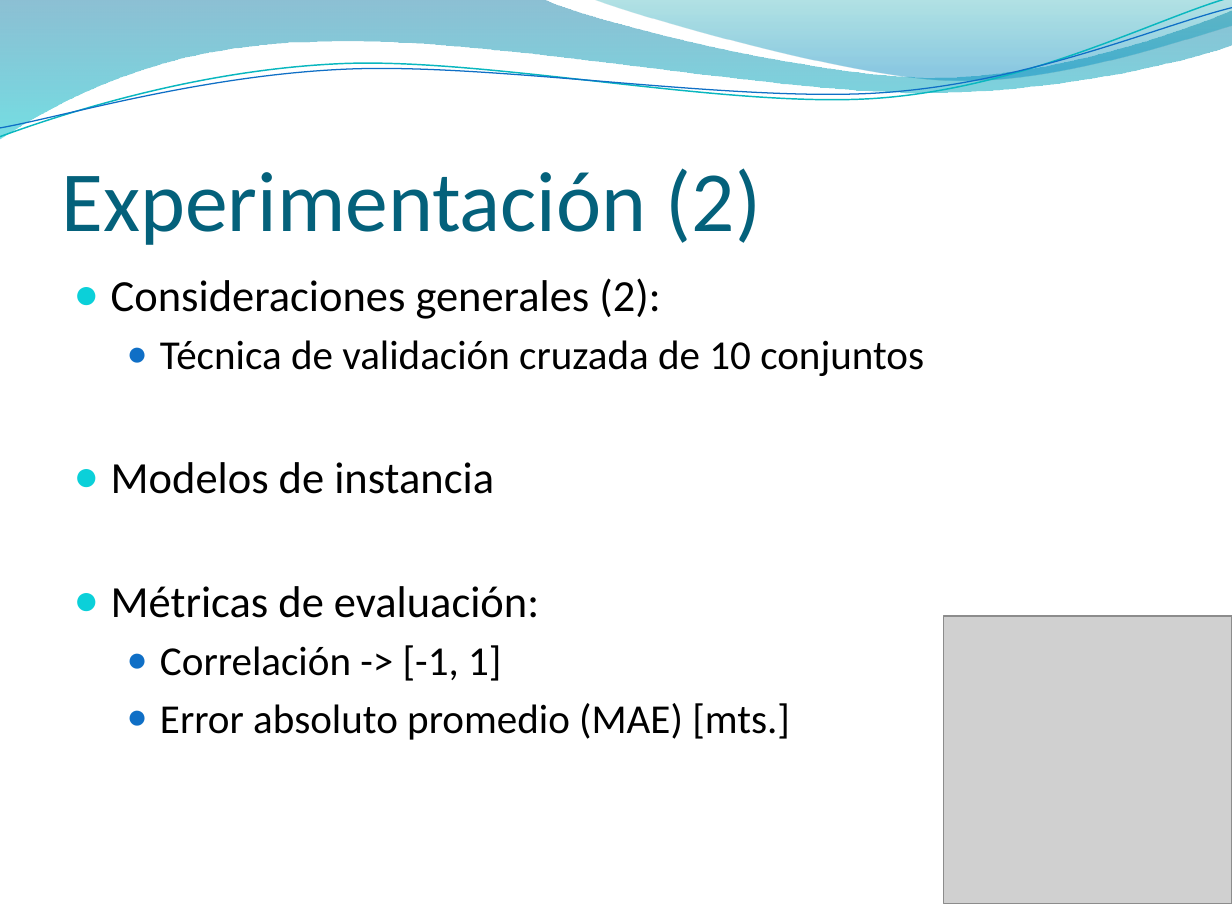
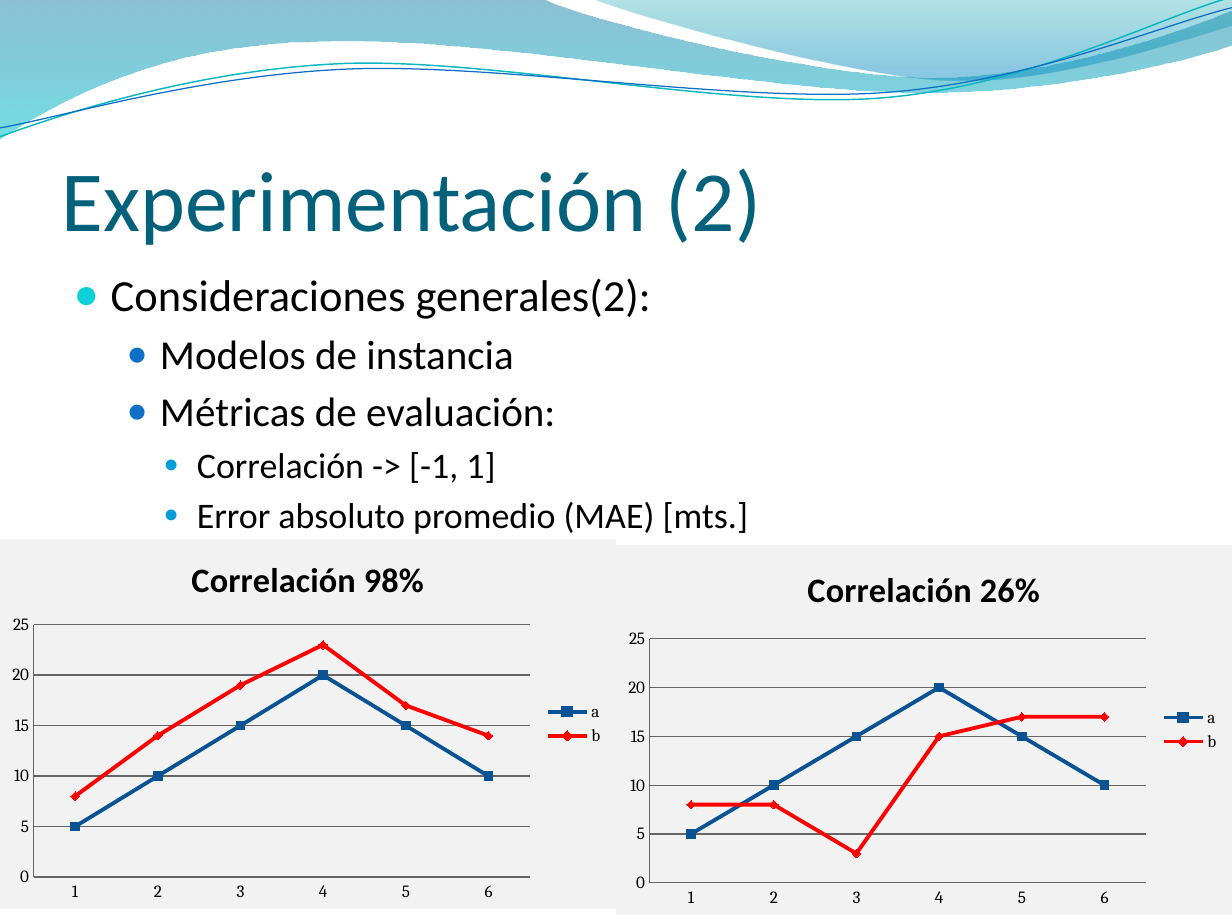
Before and after one commit to jaffadog/neuralito, a slide deck: slide 3 of neuralito/ArfGen/docs/Entregas/Informe Final/presentacion/maxi2.pptx. Drawn at 1232x924 pixels with LibreOffice and Linux fonts; fonts in the diff are those of the drawing; grey boxes stand for pictures; background and template pictures are left out. Boxes give left, top, right and bottom in pixels: in the first picture for what was removed or moved away, otherwise in the second. Text is boxed around its words. In the diff, an @@ line names an element or a change of style, - is before the commit and + after.

```diff
--- a/neuralito/ArfGen/docs/Entregas/Informe Final/presentacion/maxi2.pptx
+++ b/neuralito/ArfGen/docs/Entregas/Informe Final/presentacion/maxi2.pptx
@@ text at [111,278,651,319]: text changed; size 24 to 26 pt @@
-● Consideraciones generales (2):
-  ● Técnica de validación cruzada de 10 conjuntos
+● Consideraciones generales(2):
@@ text at [160,340,749,534]: size 26 to 24 pt in "Modelos de instancia", "Métricas de evaluación:"; size 24 to 21 pt in "Correlación -> [-1, 1]", "Error absoluto promedio (MAE) [mts.]"; list level 1 to 2 in "Modelos de instancia"; bullet colour #0BD0D9 to #0F6FC6; list level 1 to 2 in "Métricas de evaluación:"; list level 2 to 3 in "Correlación -> [-1, 1]"; bullet colour #0F6FC6 to #009DD9; list level 2 to 3 in "Error absoluto promedio (MAE) [mts.]" @@
@@ line chart added at [0,540,616,909] @@
+title "Correlación 98%"
+categories: 1, 2, 3, 4, 5, 6
+a: 5, 10, 15, 20, 15, 10
+b: 8, 14, 19, 23, 17, 14
@@ line chart added at [616,545,1232,914] @@
+title "Correlación 26%"
+categories: 1, 2, 3, 4, 5, 6
+a: 5, 10, 15, 20, 15, 10
+b: 8, 8, 3, 15, 17, 17
```
Also in this commit, not shown: 6 other slides changed.
